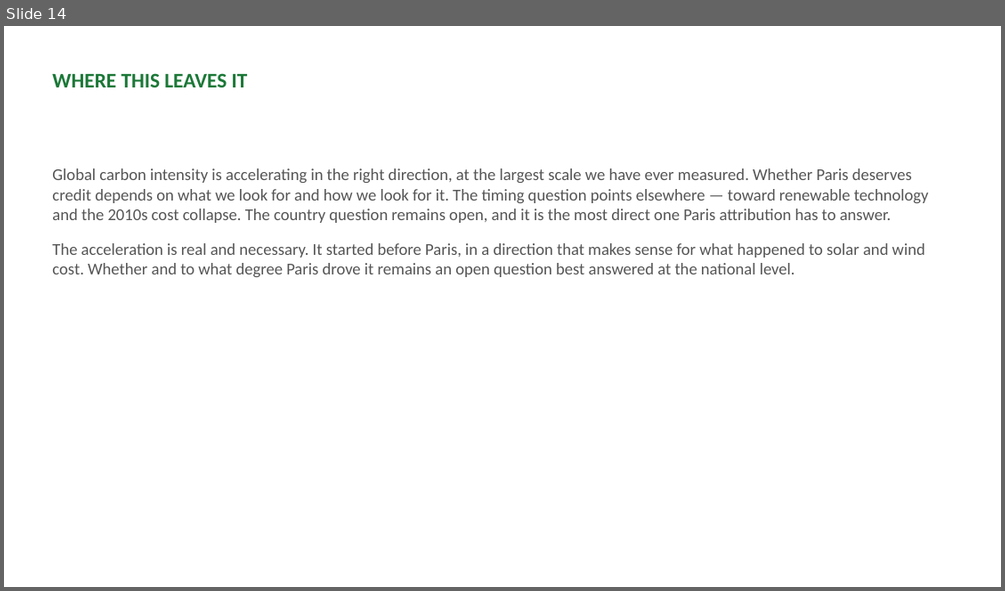
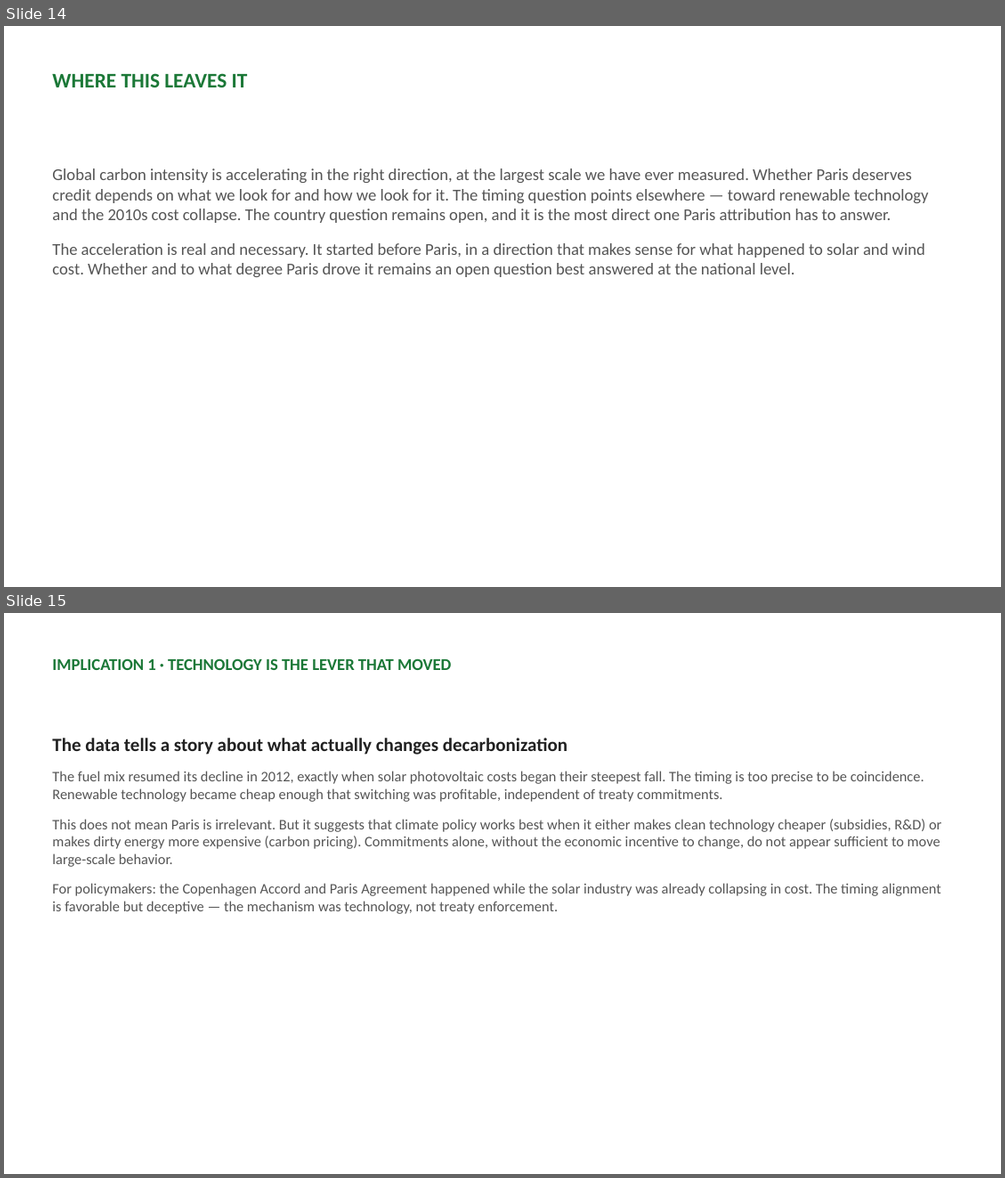
Before and after one commit to cwejnert/HDI-Happiness, a slide deck: carbon_breakpoints_takeaway_figures/paris_at_ten_narrative_deck.pptx. Shown one above the other, each under a label of ours: slide 14 before the commit, slides 14 and 15 after it. The pictures are 1005x591 and 1005x1178 pixels, drawn with LibreOffice and Linux fonts; fonts in the diff are those of the drawing. Boxes give left, top, right and bottom in pixels: in the first picture for what was removed or moved away, otherwise in the second. Text is boxed around its words. In the diff, an @@ line names an element or a change of style, - is before the commit and + after.

```diff
--- a/carbon_breakpoints_takeaway_figures/paris_at_ten_narrative_deck.pptx
+++ b/carbon_breakpoints_takeaway_figures/paris_at_ten_narrative_deck.pptx
@@ slide 15 added at [4,613,1001,1174], background #FFFFFF @@
@@ text added at [52,658,451,670], 16 pt, text #1B7837, bold @@
+IMPLICATION 1 · TECHNOLOGY IS THE LEVER THAT MOVED
@@ text added at [52,738,941,914], 14 pt, text #555555 @@
+The data tells a story about what actually changes decarbonization
+The fuel mix resumed its decline in 2012, exactly when solar photovoltaic costs began their steepest fall. The timing is too precise to be coincidence. Renewable technology became cheap enough that switching was profitable, independent of treaty commitments.
+This does not mean Paris is irrelevant. But it suggests that climate policy works best when it either makes clean technology cheaper (subsidies, R&D) or makes dirty energy more expensive (carbon pricing). Commitments alone, without the economic incentive to change, do not appear sufficient to move large-scale behavior.
+For policymakers: the Copenhagen Accord and Paris Agreement happened while the solar industry was already collapsing in cost. The timing alignment is favorable but deceptive — the mechanism was technology, not treaty enforcement.
```
Also in this commit, not shown: 3 other slides added, 1 other file.
